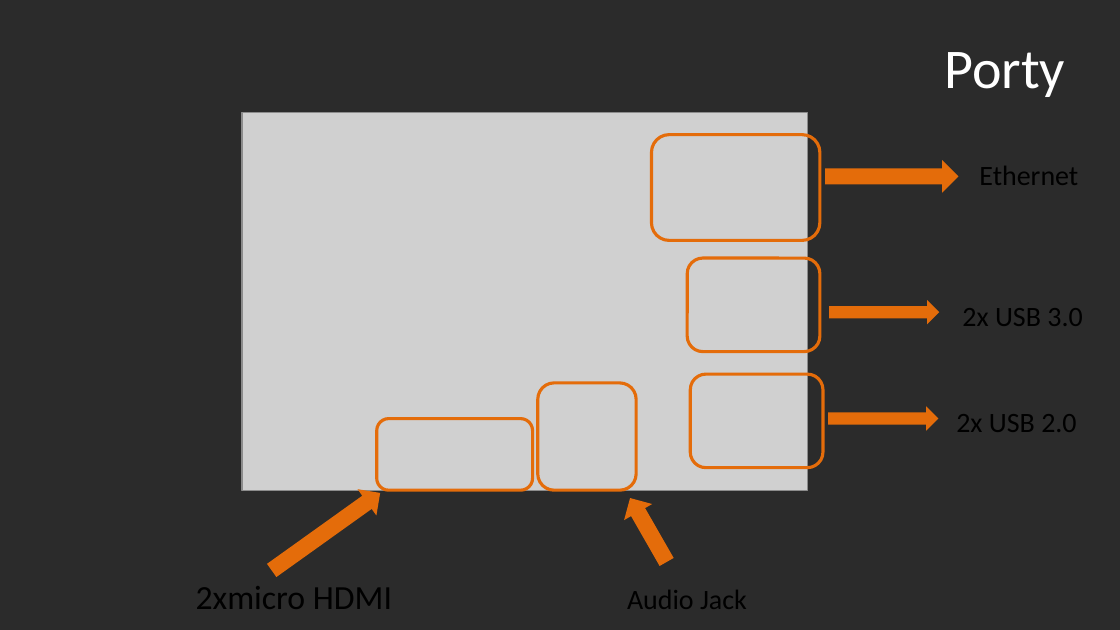
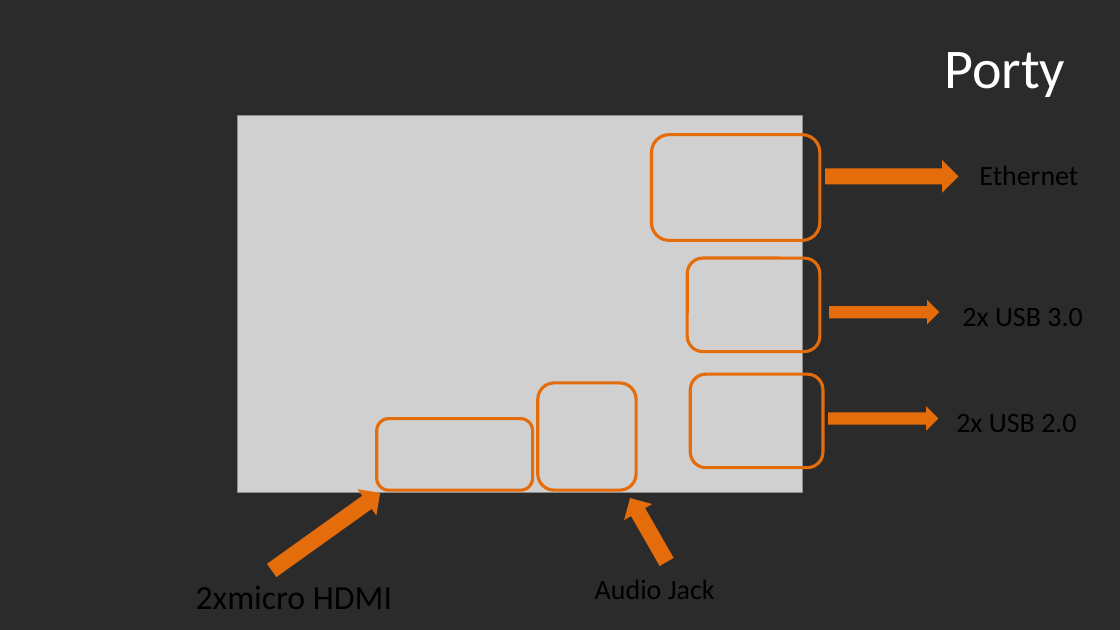
Before and after one commit to rfc79/Prezentace, a slide deck: slide 11 of formánek.pptx. Drawn at 1120x630 pixels with LibreOffice and Linux fonts; fonts in the diff are those of the drawing; grey boxes stand for pictures; background and template pictures are left out; a plain dark background stands for a picture behind light text. Boxes give left, top, right and bottom in pixels: in the first picture for what was removed or moved away, otherwise in the second. Text is boxed around its words. In the diff, an @@ line names an element or a change of style, - is before the commit and + after.

```diff
--- a/formánek.pptx
+++ b/formánek.pptx
@@ picture: place and size @@
-picture at <box>242,113,808,491</box>
+picture at <box>237,115,803,493</box>
@@ text "Audio Jack": place and size @@
-text "Audio Jack" at <box>627,590,747,609</box>
+text "Audio Jack" at <box>595,580,715,599</box>
```
Also in this commit, not shown: 6 other slides changed, 1 other file.
